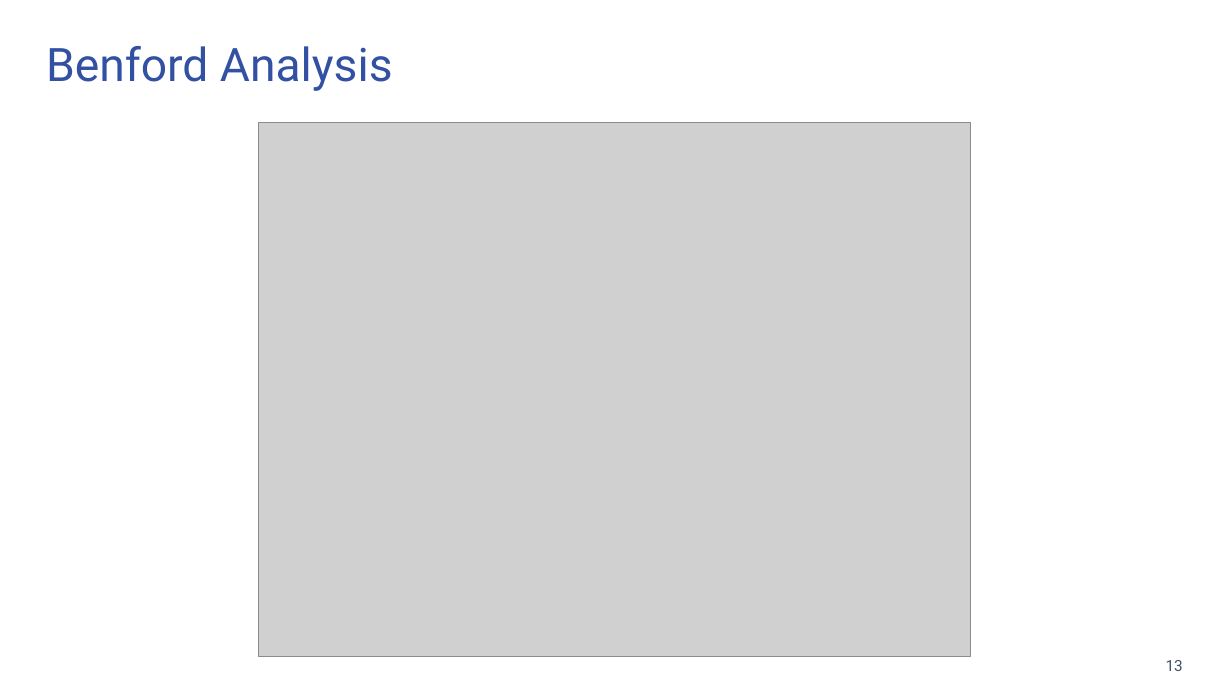
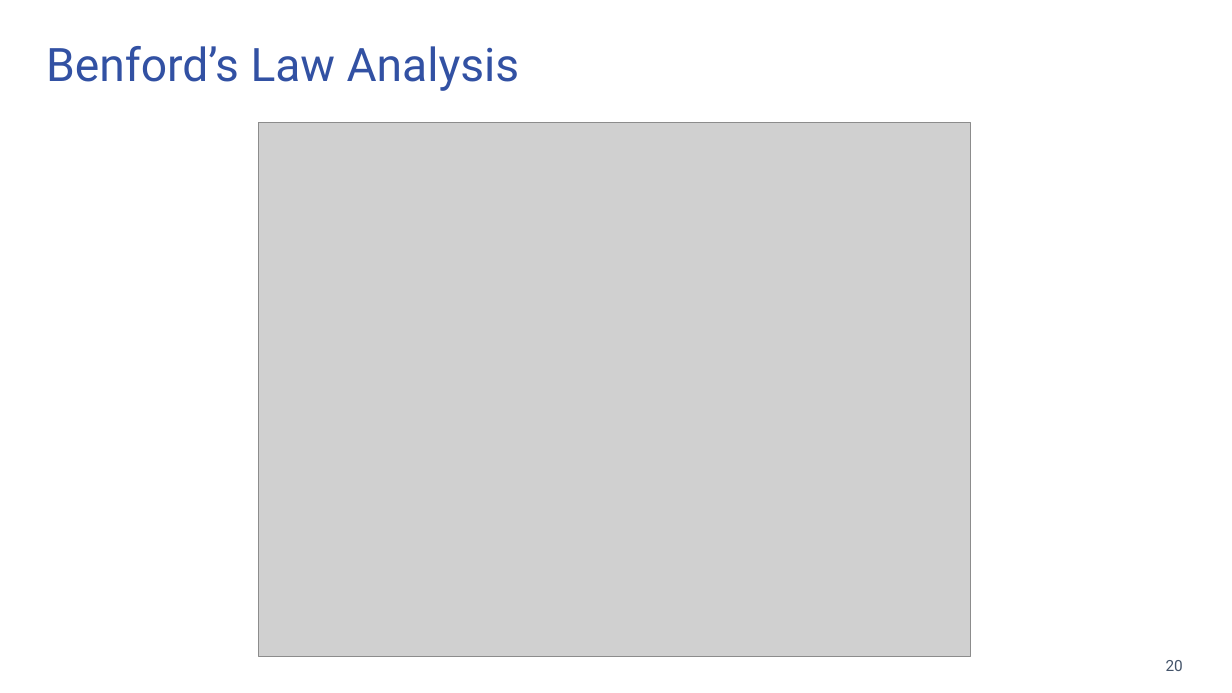
Before and after one commit to bnice5000/DoS_IMO_PRI_STATS_DEMO, a slide deck: slide 20 of Kosovo_Stats.pptx (slide 13 before the commit). Drawn at 1232x693 pixels with LibreOffice and Linux fonts; fonts in the diff are those of the drawing; grey boxes stand for pictures; background and template pictures are left out. Boxes give left, top, right and bottom in pixels: in the first picture for what was removed or moved away, otherwise in the second. Text is boxed around its words. In the diff, an @@ line names an element or a change of style, - is before the commit and + after.

```diff
--- a/Kosovo_Stats.pptx
+++ b/Kosovo_Stats.pptx
@@ text at [46, 46, 520, 91]: text changed @@
-Benford Analysis
+Benford’s Law Analysis
@@ page number at [1166, 660, 1183, 671]: text changed @@
-13
+20
```
Also in this commit, not shown: 12 slides added, 5 slides removed, 3 other files.
